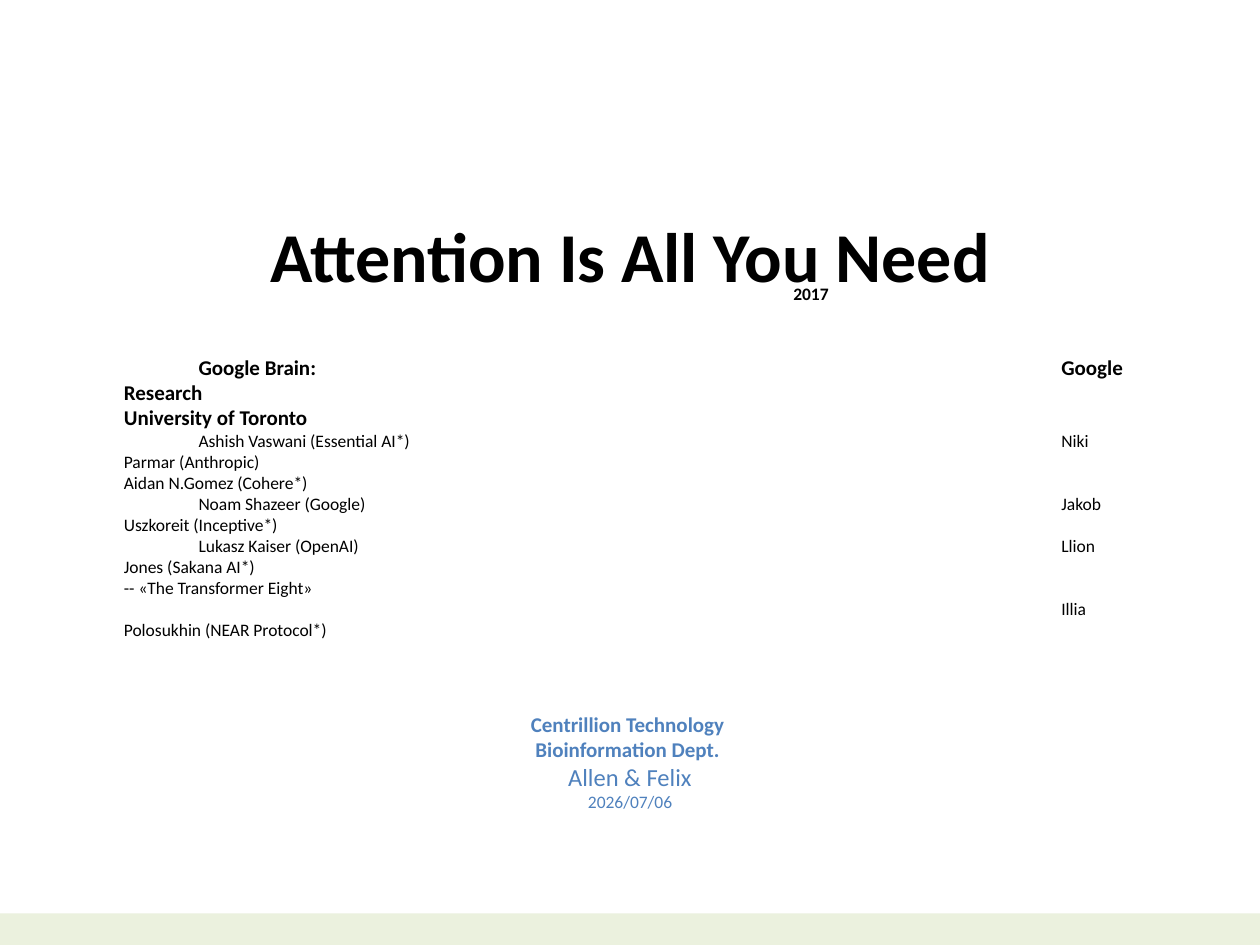
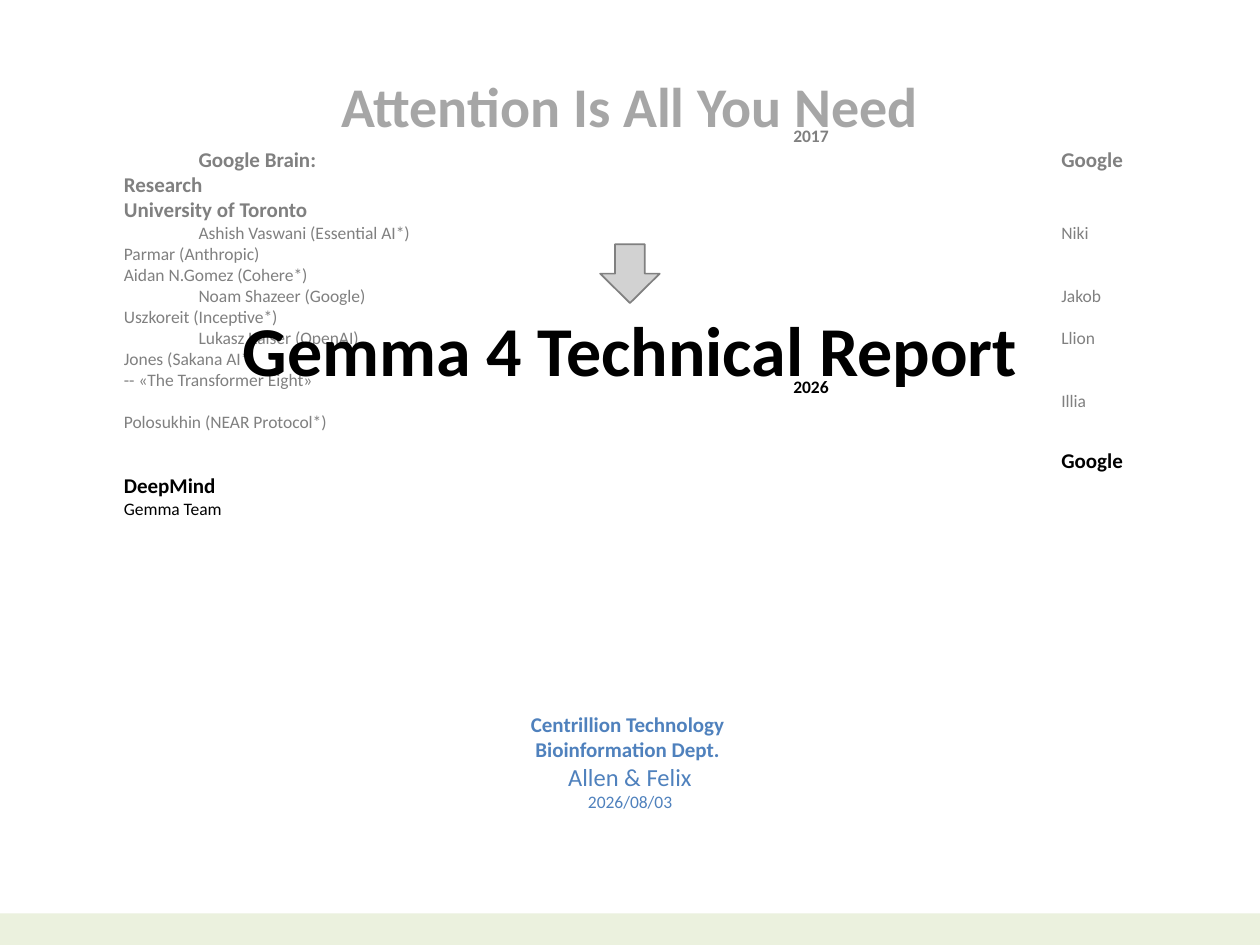
Before and after one commit to navibator/crazy-ai, a slide deck: slide 1 of ai.pptx. Drawn at 1260x945 pixels with LibreOffice and Linux fonts; fonts in the diff are those of the drawing. Boxes give left, top, right and bottom in pixels: in the first picture for what was removed or moved away, otherwise in the second. Text is boxed around its words. In the diff, an @@ line names an element or a change of style, - is before the commit and + after.

```diff
--- a/ai.pptx
+++ b/ai.pptx
@@ text "Attention Is All You Need": place and size @@
-text "Attention Is All You Need" at box(124, 232, 1086, 639)
+text "Attention Is All You Need" at box(124, 88, 918, 430)
@@ text "Attention Is All You Need" at box(124, 88, 918, 430): size 40 to 32 pt, text colour #000000 to #A6A6A6 in "Attention Is All You Need"; text colour #000000 to #808080 @@
@@ down arrow added at box(600, 244, 659, 304), fill #BFBFBF at 70% opacity, outline #808080 1 pt @@
@@ text added at box(124, 318, 1123, 515), 40 pt, text #000000, bold @@
+Gemma 4 Technical Report
+2026
+Google DeepMind Gemma Team
@@ text at box(588, 796, 672, 809): text changed @@
-2026/07/06
+2026/08/03
```
Also in this commit, not shown: 1 other slide changed, 4 other files.
